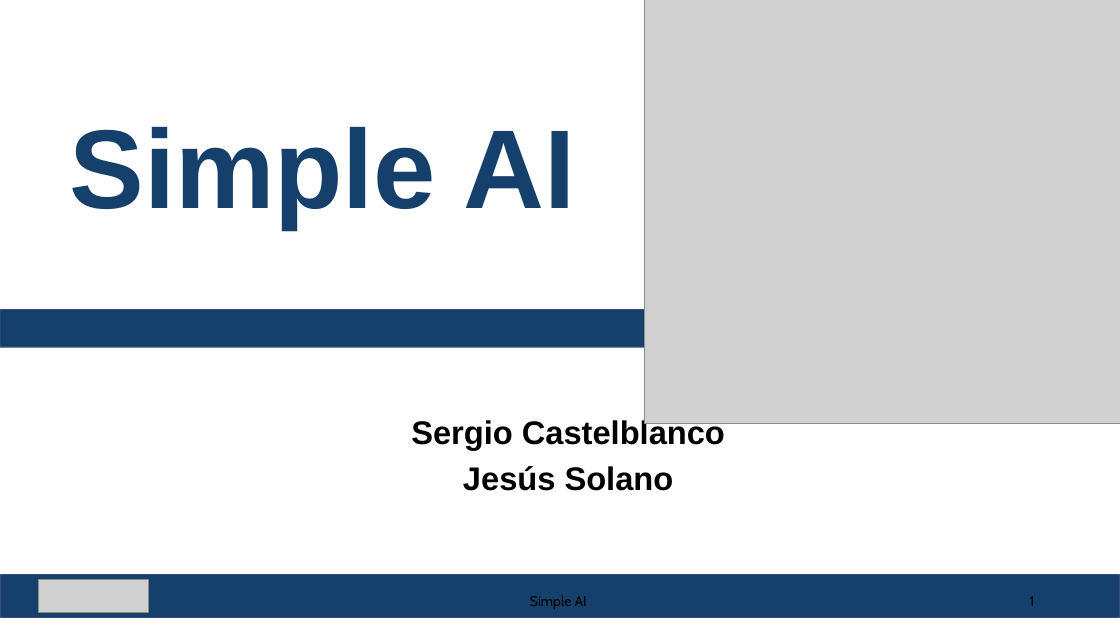
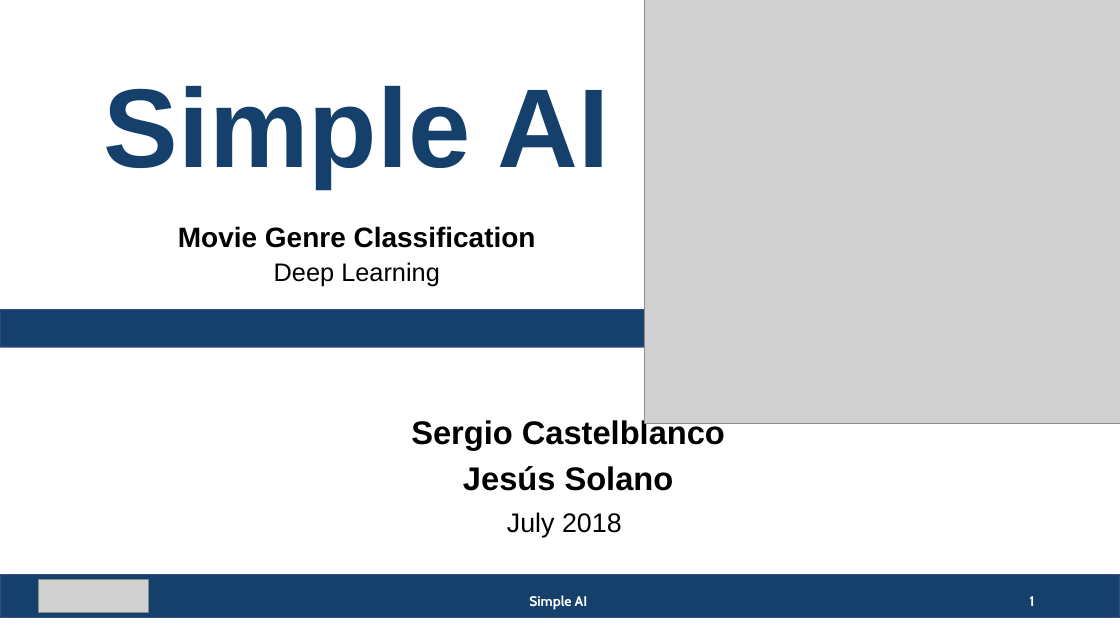
Before and after one commit to castellwhite/MoviesClassification, a slide deck: slide 1 of Presentation/Simple AI-Pro.pptx. Drawn at 1120x630 pixels with LibreOffice and Linux fonts; fonts in the diff are those of the drawing; grey boxes stand for pictures. Boxes give left, top, right and bottom in pixels: in the first picture for what was removed or moved away, otherwise in the second. Text is boxed around its words. In the diff, an @@ line names an element or a change of style, - is before the commit and + after.

```diff
--- a/Presentation/Simple AI-Pro.pptx
+++ b/Presentation/Simple AI-Pro.pptx
@@ title "Simple AI": place and size @@
-title "Simple AI" at [69, 127, 575, 228]
+title "Simple AI" at [104, 86, 610, 187]
@@ text added at [178, 226, 536, 286], 24 pt, text #000000, bold @@
+Movie Genre Classification
+Deep Learning
@@ subtitle at [507, 512, 622, 538]: paragraph added @@
+July 2018
@@ text "Simple AI" at [529, 595, 588, 610]: text colour #000000 to #FFFFFF, bold on @@
@@ page number at [1029, 596, 1034, 606]: text colour #000000 to #FFFFFF, bold on @@
```
Also in this commit, not shown: 3 other slides changed, 1 other file.
